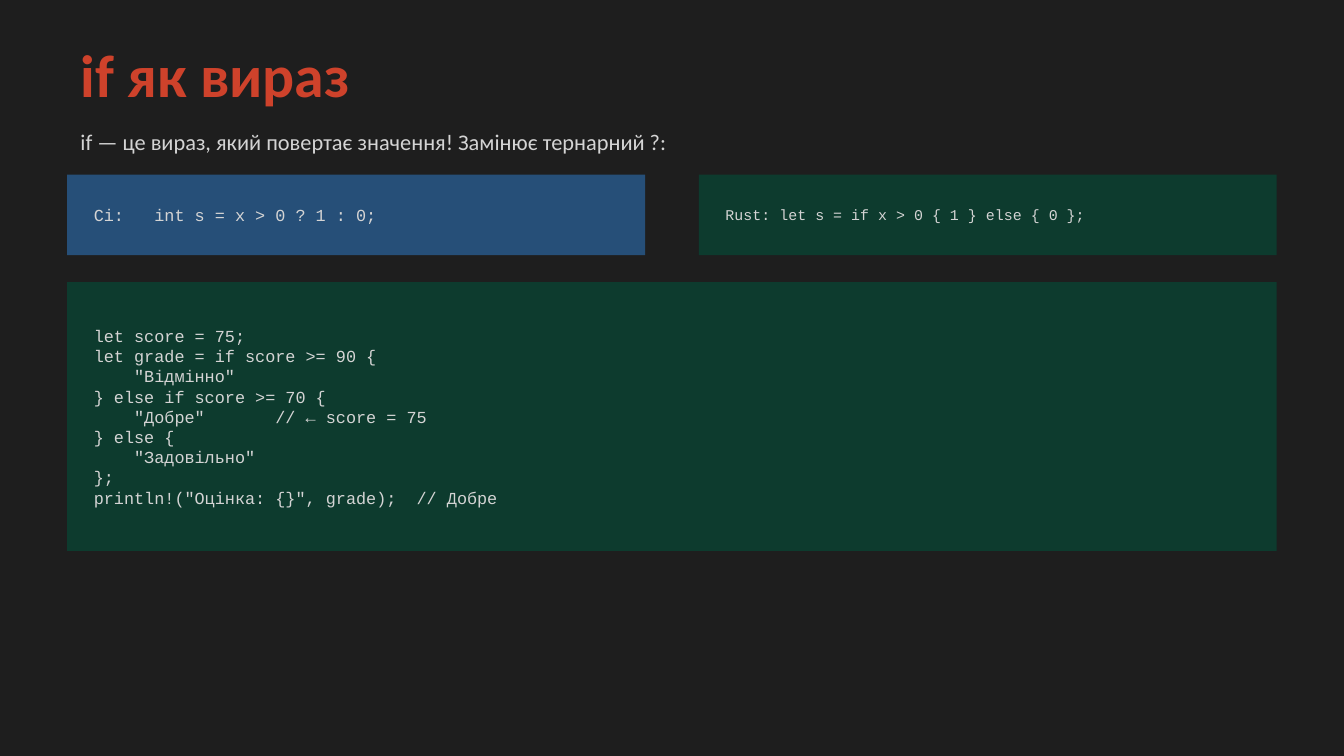
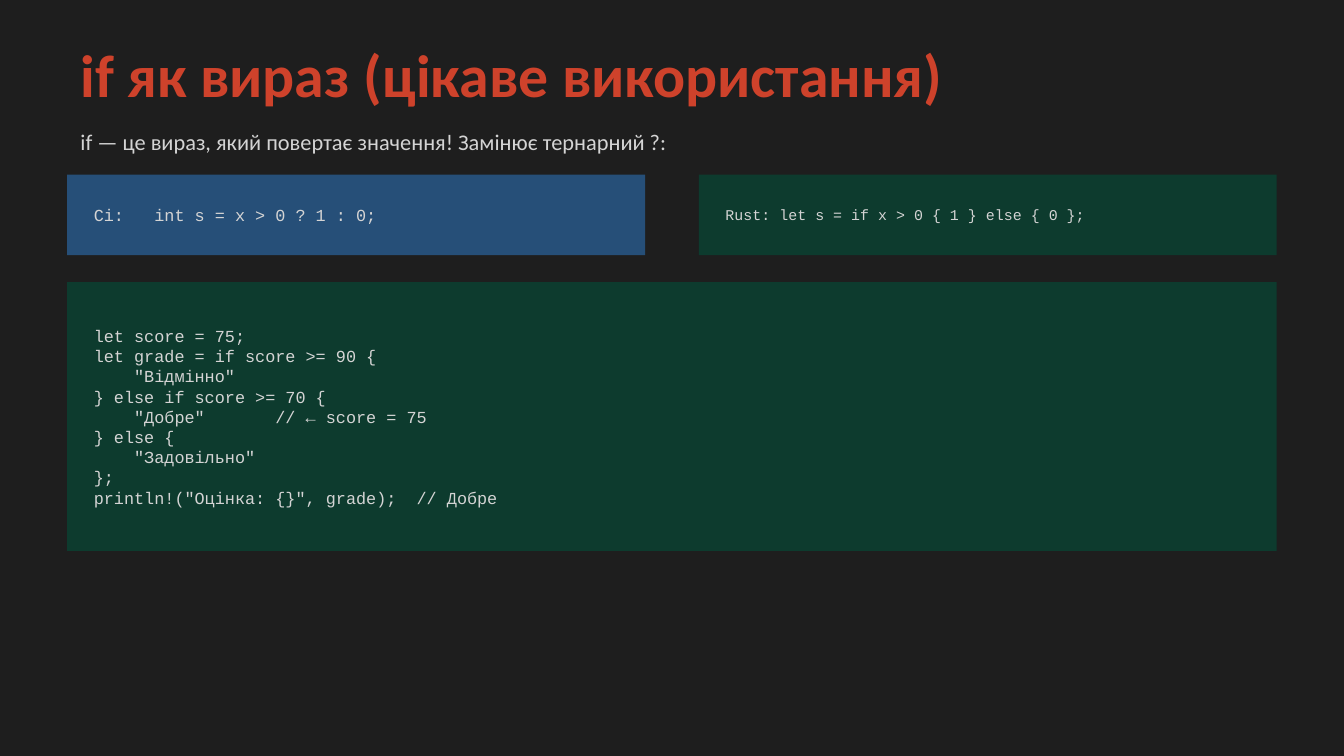
Before and after one commit to oleksiibychkov/rust-mas-textbook, a slide deck: slide 33 of src/lectures/ppt/Лекція_1_Rust.pptx (slide 32 before the commit). Drawn at 1344x756 pixels with LibreOffice and Linux fonts; fonts in the diff are those of the drawing. Boxes give left, top, right and bottom in pixels: in the first picture for what was removed or moved away, otherwise in the second. Text is boxed around its words. In the diff, an @@ line names an element or a change of style, - is before the commit and + after.

```diff
--- a/src/lectures/ppt/Лекція_1_Rust.pptx
+++ b/src/lectures/ppt/Лекція_1_Rust.pptx
@@ text at (80, 53, 942, 107): text changed @@
-if як вираз
+if як вираз (цікаве використання)
```
Also in this commit, not shown: 5 other slides changed, 2 slides added, 1 other file.
